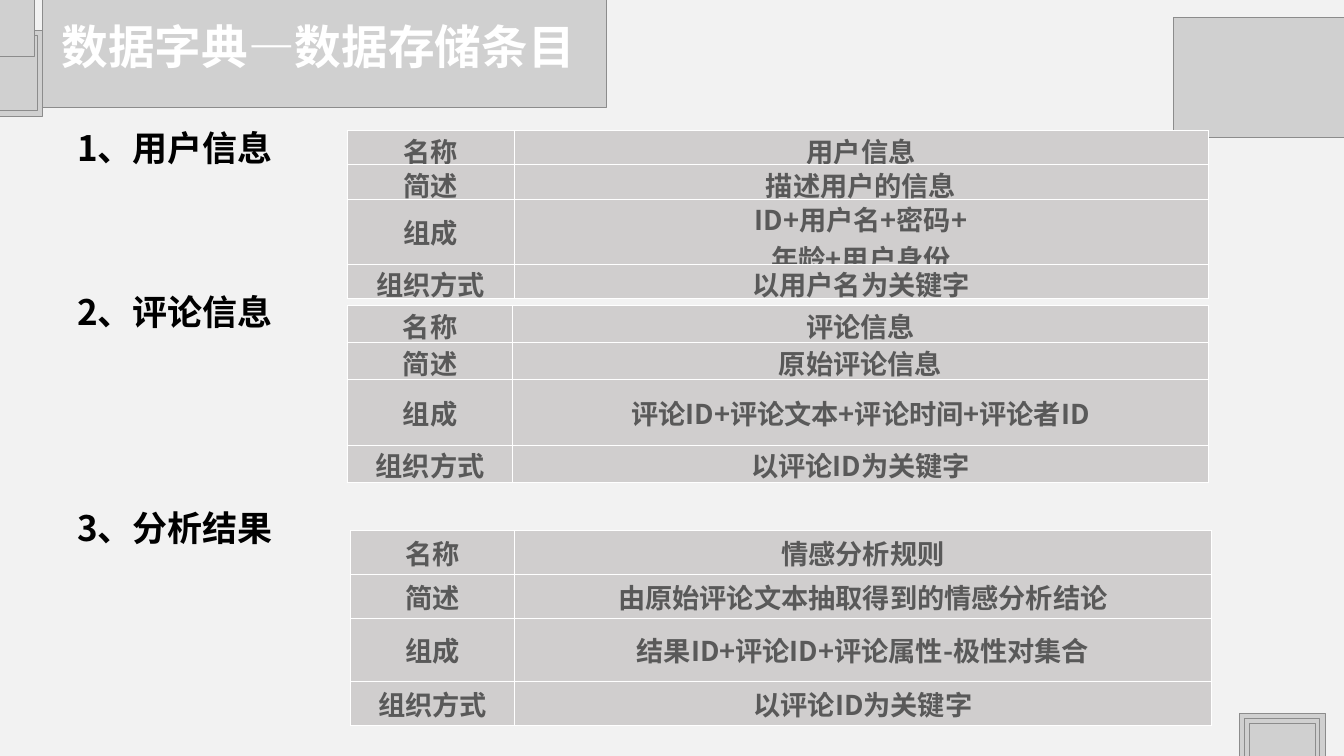
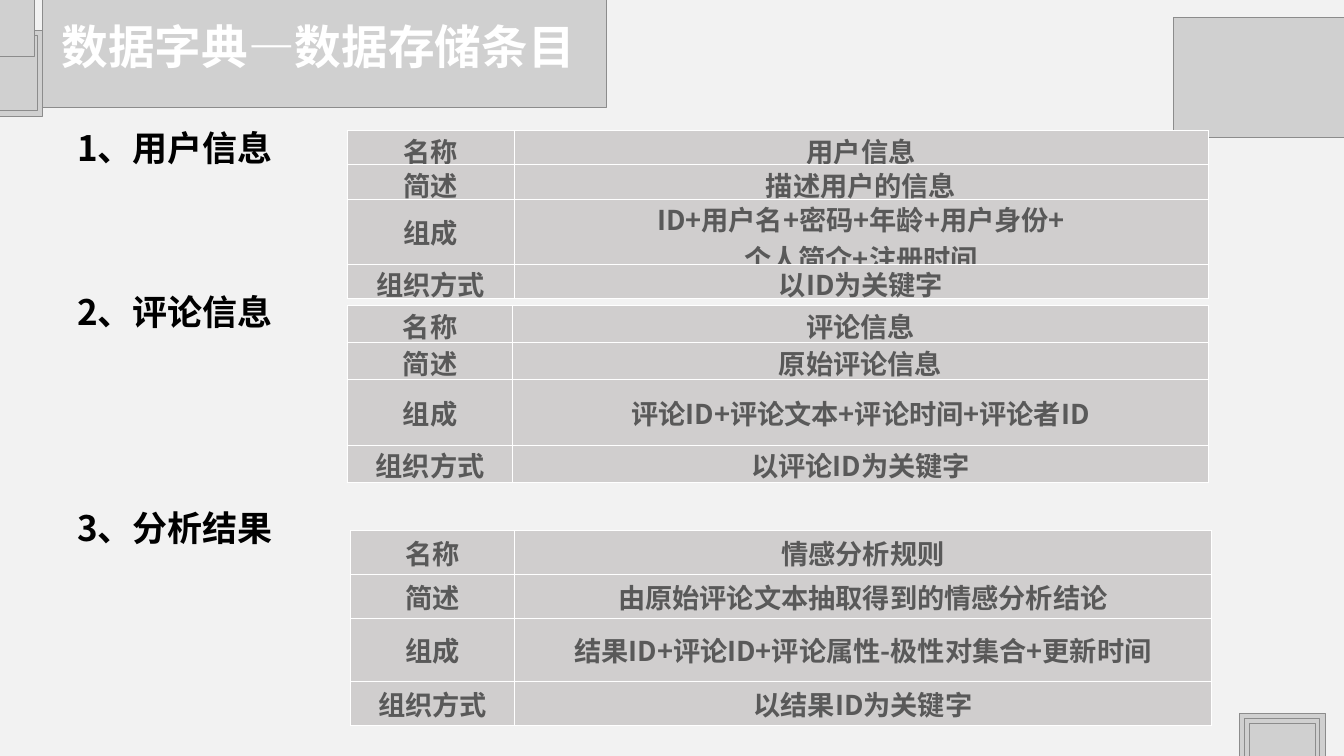
Before and after one commit to HJHGJGHHG/Sentiment-Analysis-System, a slide deck: slide 27 of 文档/PPT.pptx. Drawn at 1344x756 pixels with LibreOffice and Linux fonts; fonts in the diff are those of the drawing; grey boxes stand for pictures. Boxes give left, top, right and bottom in pixels: in the first picture for what was removed or moved away, otherwise in the second. Text is boxed around its words. In the diff, an @@ line names an element or a change of style, - is before the commit and + after.

```diff
--- a/文档/PPT.pptx
+++ b/文档/PPT.pptx
@@ table at bbox=[347, 131, 1208, 431] @@
-row 3, column 2: ID+用户名+密码+ / 年龄+用户身份
+row 3, column 2: ID+用户名+密码+年龄+用户身份+ / 个人简介+注册时间
-row 4, column 2: 以用户名为关键字
+row 4, column 2: 以ID为关键字
@@ table at bbox=[351, 530, 1211, 725] @@
-row 3, column 2: 结果ID+评论ID+评论属性-极性对集合
+row 3, column 2: 结果ID+评论ID+评论属性-极性对集合+更新时间
-row 4, column 2: 以评论ID为关键字
+row 4, column 2: 以结果ID为关键字
```
Also in this commit, not shown: 9 other slides changed, 6 other files.
